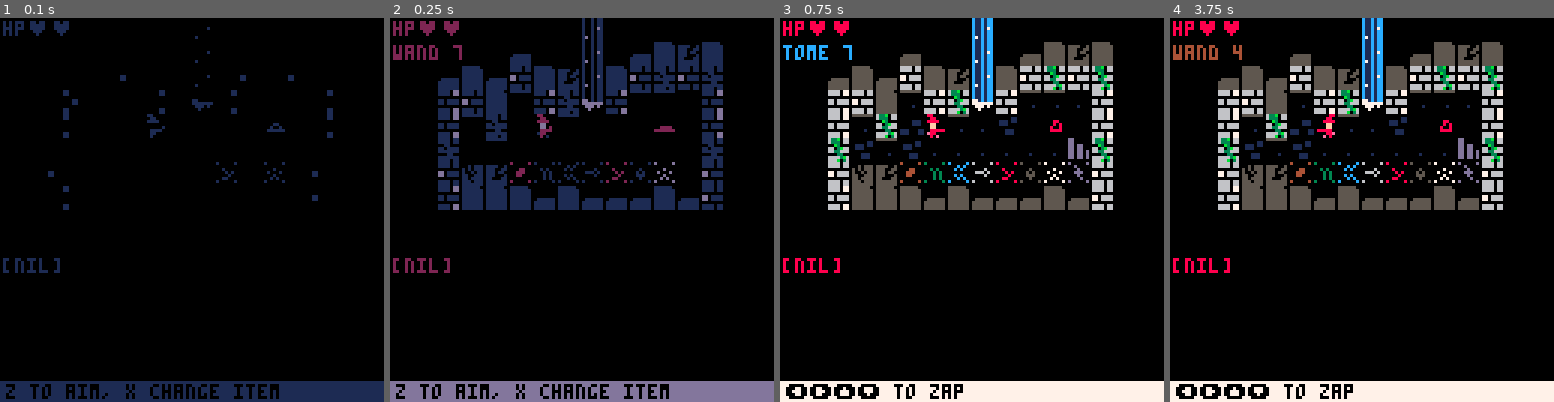
Above: before the commit, frames 1-4 (left to right).
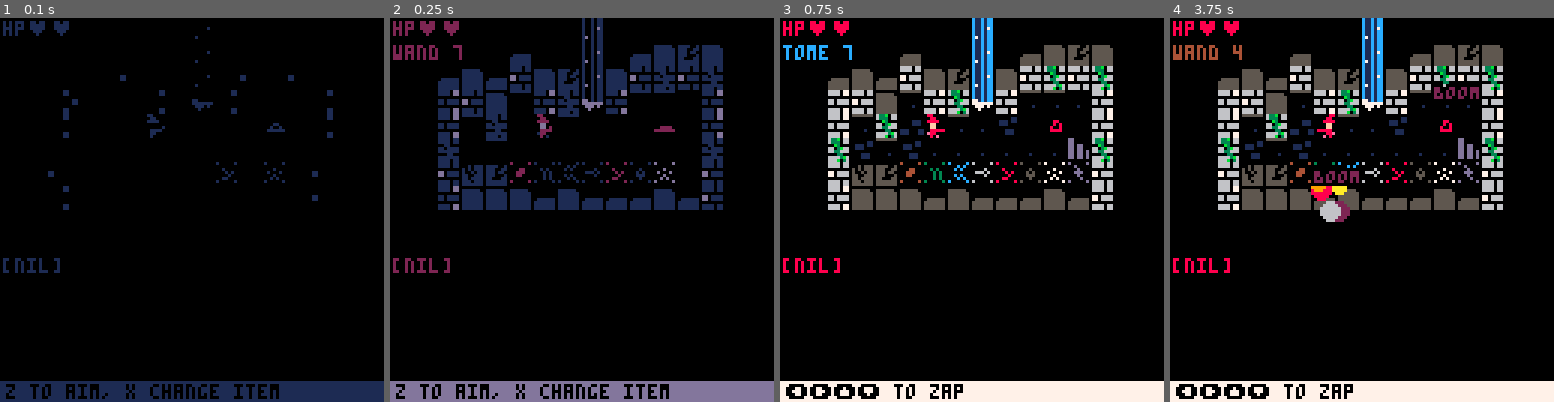
Above: after the commit, the same moments.

Repository: DanBrooker/octarine-7drl
Game: PICO-8 cartridge octarine.p8
Same seed, same stepped clock (60 frames per second), same inputs: the game is played once before the commit and once after it.
Inputs:
- Up to frame 1 (0.1 s): no input
- Up to frame 2 (0.25 s): no input
- Up to frame 3 (0.75 s): tap X (X key) at 0.33 s; tap O (Z key) at 0.7 s
- Up to frame 4 (3.75 s): tap X (X key) at 1.07, 1.85, 2.97 s; hold Right 1.6-2.1 s; tap O (Z key) every 0.4 s from 1.7 to 3.7 s; hold Up 2.15-2.42 s; hold Right 2.47-3.03 s; hold Left 3.08-3.58 s; hold Down from 3.63 s (still down)

Frame 1 is identical in both runs. In frame 2, 0.5% of the frame differs, in the area x 18-87%, y 6-46%; in frame 3, 0.5%; in frame 4, 1.7%, in the area x 18-87%, y 6-54%.

Commit message:
zap wand at target

Diff:
--- a/octarine.p8
+++ b/octarine.p8
@@ -158,7 +158,7 @@
  for entity in all(entities) do
    entity_draw(entity)
  end
-
+ foreach(particles,draw_part)
  for f in all(float) do
   oprint8(f.txt,f.x,f.y,f.c,0)
  end
@@ -199,7 +199,7 @@
  local destx,desty=player.x+dx,player.y+dy
  local tle=mget(destx,desty)
 
- if iswalkable(destx,desty) then
+ if walkable(destx,desty, "entities") then
   -- sfx(63)
   mobwalk(player,dx,dy)
   p_t=0
@@ -221,8 +221,14 @@
  end
 end
 
-function iswalkable(x, y)
- return not fget(mget(x,y), 7)
+function walkable(x, y, mode)
+ local mode = mode or ""
+ local floor = not fget(mget(x,y), 7)
+ if mode == "entities" then
+  -- debug[1] = "entity check: " .. entity_at(x,y)
+  if (floor) return entity_at(x,y) == nil
+ end
+ return floor
 end
 
 function mobwalk(mb,dx,dy)
@@ -289,7 +295,7 @@
   else
    m = stored[item]
   end
-  debug[1] = "reload " .. magics[m]
+  -- debug[1] = "reload " .. magics[m]
   addfloat(magics[m], player.x * 8, player.y * 8, magiccols[m])
   charges[item] = 7
 end
@@ -302,6 +308,27 @@
  mobflip(entity, dir[1])
  aiming = false
  charges[item] -= 1
+ hx, hy = throwtile(dir[1], dir[2])
+ addfloat('BOOM', hx * 8, hy * 8, 2)
+ explosion(hx * 8 + 4, hy * 8 + 4, 2)
+end
+
+function throwtile(dx, dy)
+ local tx,ty,i = player.x,player.y,0
+ repeat
+  tx += dx
+  ty += dy
+  i += 1
+ until not walkable(tx,ty, "entities") or i >= 8
+ return tx,ty
+end
+
+function entity_at(x,y)
+ for m in all(entities) do
+  if m.x==x and m.y==y then
+   return m
+  end
+ end
 end
 
 function getframe(ani)
@@ -468,8 +495,8 @@
 00888700008887000088877007777770777777700077770000000000000000000000000000000000000000000000000000000000000000000000000000000000
 0e8800000e8800000e88000000000000000000000000000000000000000000000000000000000000000000000000000000000000000000000000000000000000
 0080e0000080e0000080e00000000000000000000000000000000000000000000000000000000000000000000000000000000000000000000000000000000000
-66660660555555500000000000333b305555550000000000c11c1cc0000000000000000000000000000000000000000000000000000000000000000000000000
-66660660000000000000000000033b305555555055550050c11c1cc0000000000000000000000000000000000000000000000000000000000000000000000000
+66660660555555500000000000333b300000000000000000c11c1cc0000000000000000000000000000000000000000000000000000000000000000000000000
+66660660000000000000000000033b305555550055550050c11c1cc0000000000000000000000000000000000000000000000000000000000000000000000000
 0000000000000000000000000003b3005555555055500550c11c1cc0000000000000000000000000000000000000000000000000000000000000000000000000
 770666600000000000000000000333005555555055505500c11c17c0000000000000000000000000000000000000000000000000000000000000000000000000
 770666600000000000000000000303005555555055500050c11c1cc0000000000000000000000000000000000000000000000000000000000000000000000000
